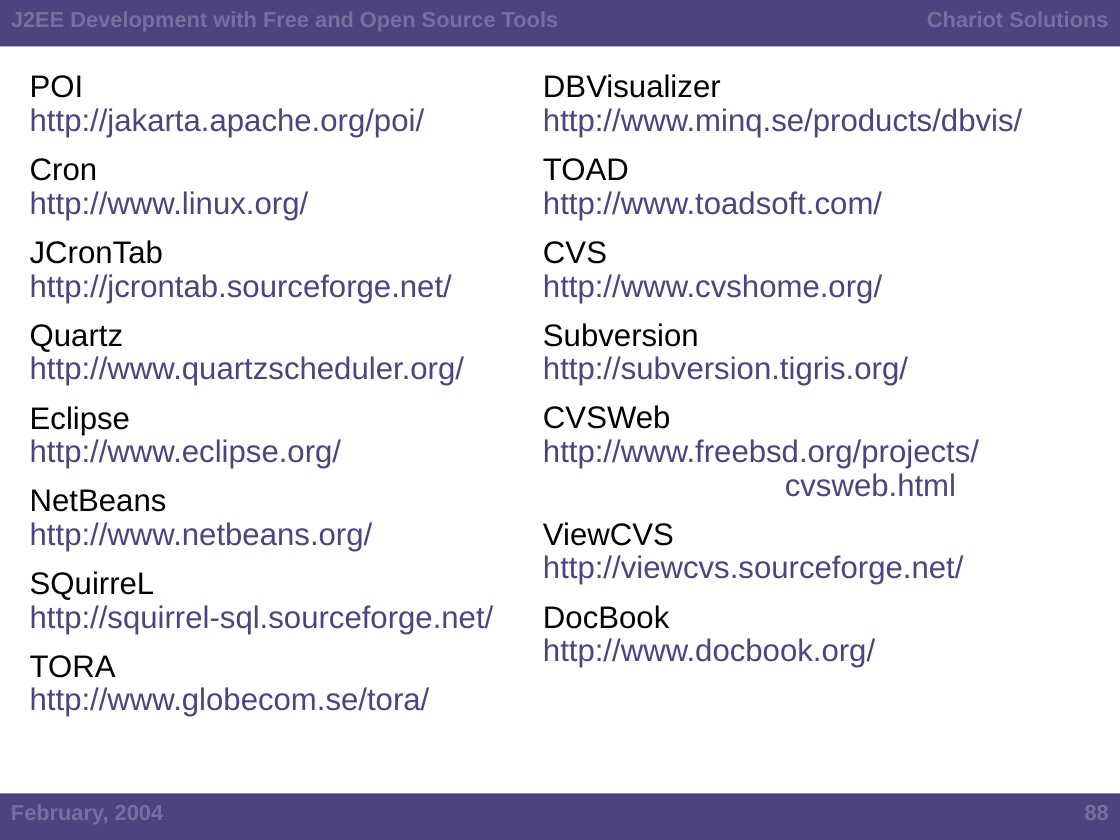
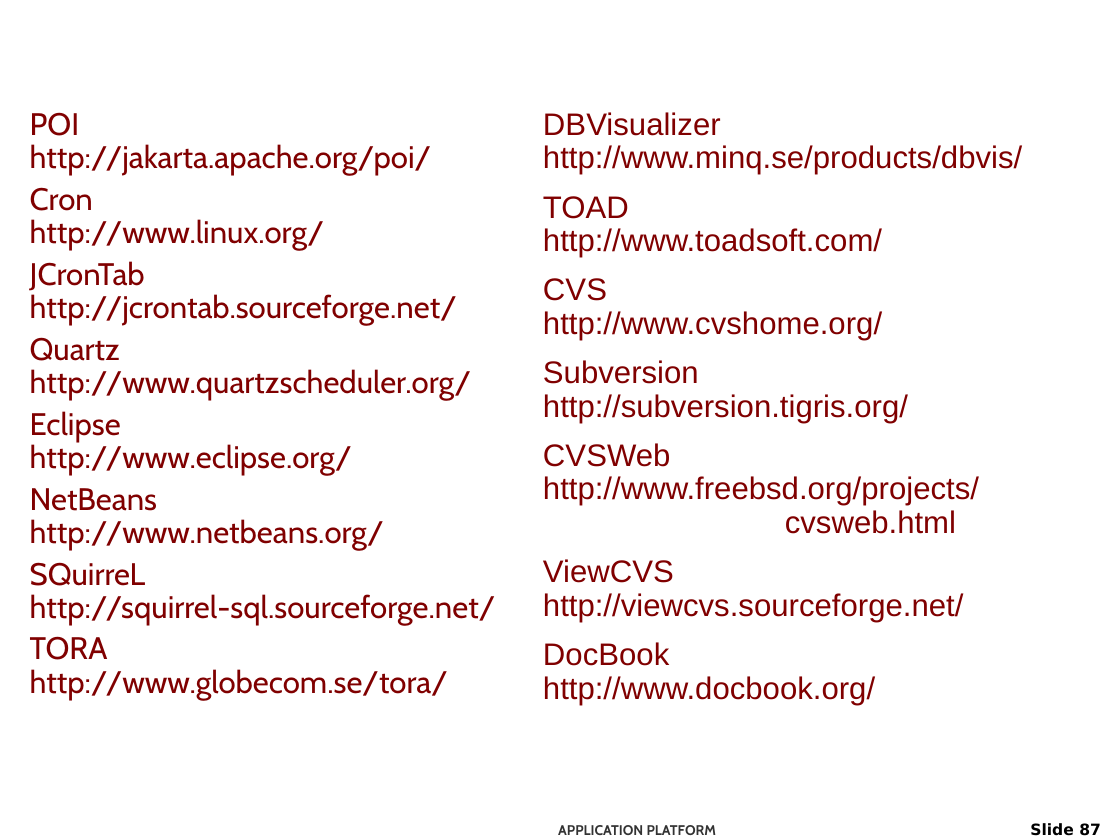
Before and after one commit to netspective/NEFS, a slide deck: slide 87 of support/docs/J2EE Development Using Open Source Software.ppt (slide 88 before the commit). Drawn at 1120x840 pixels with LibreOffice and Linux fonts; fonts in the diff are those of the drawing; background and template pictures are left out. Boxes give left, top, right and bottom in pixels: in the first picture for what was removed or moved away, otherwise in the second. Text is boxed around its words. In the diff, an @@ line names an element or a change of style, - is before the commit and + after.

Commit message:
The theme has been replaced, but it's still got foreign content that needs to be replaced and reworked.

```diff
--- a/support/docs/J2EE Development Using Open Source Software.ppt
+++ b/support/docs/J2EE Development Using Open Source Software.ppt
@@ rectangle removed at bbox=[0, 0, 1120, 47] @@
@@ text removed at bbox=[11, 12, 559, 31] @@
-J2EE Development with Free and Open Source Tools
@@ text removed at bbox=[927, 12, 1108, 27] @@
-Chariot Solutions
@@ rectangle removed at bbox=[0, 47, 1120, 784] @@
@@ rectangle removed at bbox=[159, 47, 1120, 224] @@
@@ text "POI": place and size @@
-text "POI" at bbox=[30, 75, 494, 717]
+text "POI" at bbox=[30, 112, 496, 701]
@@ text "POI" at bbox=[30, 112, 496, 701]: font Arial to Cabin; text colour #000000 to #800000 in "POI", "Cron", "JCronTab", "Quartz" and 4 more places; text colour #4D437F to #800000 in "http://jakarta.apache.org/poi/", "http://www.linux.org/", "http://jcrontab.sourceforge.net/", "http://www.quartzscheduler.org/" and 4 more places; less space between paragraphs @@
@@ text "DBVisualizer": place and size @@
-text "DBVisualizer" at bbox=[543, 74, 1022, 668]
+text "DBVisualizer" at bbox=[543, 112, 1022, 705]
@@ text "DBVisualizer" at bbox=[543, 112, 1022, 705]: text colour #000000 to #800000 in "DBVisualizer", "TOAD", "CVS", "Subversion" and 3 more places; text colour #4D437F to #800000 in "http://www.minq.se/products/dbvis/", "http://www.toadsoft.com/", "http://www.cvshome.org/", "http://subversion.tigris.org/" and 4 more places @@
@@ rectangle removed at bbox=[0, 793, 1120, 840] @@
@@ text removed at bbox=[11, 805, 164, 824] @@
-February, 2004
@@ page number removed at bbox=[1085, 801, 1109, 825] @@
-88
@@ text added at bbox=[558, 825, 717, 835], 9 pt, text #333333, bold @@
+APPLICATION PLATFORM
@@ page number added at bbox=[1030, 823, 1101, 836], 10 pt, text #000000, bold @@
+Slide 87
```
Also in this commit, not shown: 87 other slides changed, 1 slide added, 2 slides removed.
